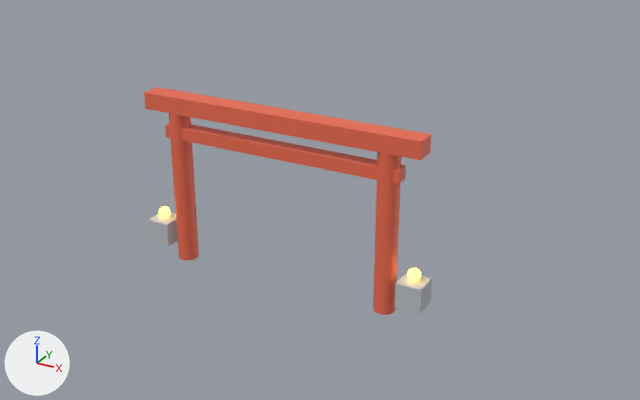
An edit to the glTF model assets/models/env_shrine_arch.glb, drawn before and after from the same camera.
Camera for both pictures: a 50 mm lens placed at (9.75, -15.82, 10.23), pointed at (0.87, 0.34, 2.15). Every picture has the same lights, and +X, +Y and +Z are marked at lower left. The first picture is the older version. Vertices at exactly the same position are counted once.

The older version as bpy lines, for what is in view:
```python
ob_cube = bpy.data.objects.new('Cube', me_cube)
ob_cube.location = (0.0, 0.0, 4.0)
ob_cube.scale = (7.0, 0.5, 0.4)
ob_cube_001 = bpy.data.objects.new('Cube.001', me_cube_001)
ob_cube_001.location = (0.0, 0.0, 3.3)
ob_cube_001.scale = (6.0, 0.35, 0.3)
ob_cube_002 = bpy.data.objects.new('Cube.002', me_cube_002)
ob_cube_002.location = (-3.38, 0.0, 0.6)
ob_cube_003 = bpy.data.objects.new('Cube.003', me_cube_003)
ob_cube_003.location = (3.38, 0.0, 0.6)
ob_cylinder = bpy.data.objects.new('Cylinder', me_cylinder)
ob_cylinder.location = (-2.7, 0.0, 2.0)
ob_cylinder_001 = bpy.data.objects.new('Cylinder.001', me_cylinder_001)
ob_cylinder_001.location = (2.7, 0.0, 2.0)
ob_sphere = bpy.data.objects.new('Sphere', me_sphere)
ob_sphere.location = (-3.38, 0.0, 1.05)
ob_sphere_001 = bpy.data.objects.new('Sphere.001', me_sphere_001)
ob_sphere_001.location = (3.38, 0.0, 1.05)
```
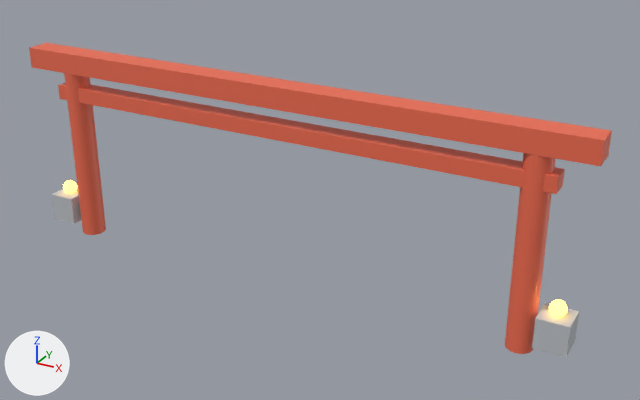
Where the change shows, as pixel boxes [x1, y1, x2, y2] in the pictures (640 x 400 px):
'Cube', moved, rescaled (103% wider, 68% taller)
    before: [144, 87, 431, 160]
    after: [29, 43, 612, 166]
'Cube.001', moved, rescaled (110% wider, 84% taller)
    before: [165, 124, 406, 184]
    after: [58, 83, 565, 194]
'Cylinder.001', moved, rescaled (70% wider, 23% taller)
    before: [373, 152, 402, 315]
    after: [505, 153, 555, 354]
'Cylinder', moved, rescaled (39% wider, 10% taller)
    before: [169, 113, 199, 260]
    after: [64, 73, 106, 235]
'Cube.003', moved, rescaled (26% wider, 28% taller)
    before: [395, 272, 432, 314]
    after: [532, 303, 579, 357]
'Cube.002', moved
    before: [148, 213, 178, 246]
    after: [51, 187, 81, 224]
'Sphere.001', moved
    before: [407, 268, 421, 282]
    after: [549, 299, 567, 317]
'Sphere', moved
    before: [158, 206, 170, 218]
    after: [63, 180, 77, 194]

The change, as a diff of the scene's bpy script:
```diff
--- a/assets/models/env_shrine_arch.glb.py
+++ b/assets/models/env_shrine_arch.glb.py
@@ me_cube_003 @@
 # used by ob_cube_003; location = (3.38, 0.0, 0.6)
-me_cube_003.from_pydata(...)  # 8 vertices, 12 faces; spans x -0.3..0.3, y -0.3..0.3, z -0.3..0.3
+me_cube_003.from_pydata(...)  # 8 vertices, 12 faces; spans x -0.35..0.35, y -0.35..0.35, z -0.35..0.35
+# me_cube_003 part 1: the whole mesh is scaled about its middle by 1.17
 me_cube_003.materials.append(mat_m_lanternstone)
@@ me_cylinder @@
 # used by ob_cylinder; location = (-2.7, 0.0, 2.0)
-me_cylinder.from_pydata(...)  # 64 vertices, 124 faces; spans x -0.25..0.25, y -0.25..0.25, z -2.0..2.0
+me_cylinder.from_pydata(...)  # 64 vertices, 124 faces; spans x -0.3..0.3, y -0.3..0.3, z -2.3..2.3
+# me_cylinder part 2: the whole mesh is scaled about its middle by (1.2, 1.2, 1.15)
 me_cylinder.materials.append(mat_m_toriired)
@@ me_cylinder_001 @@
 # used by ob_cylinder_001; location = (2.7, 0.0, 2.0)
-me_cylinder_001.from_pydata(...)  # 64 vertices, 124 faces; spans x -0.25..0.25, y -0.25..0.25, z -2.0..2.0
+me_cylinder_001.from_pydata(...)  # 64 vertices, 124 faces; spans x -0.3..0.3, y -0.3..0.3, z -2.3..2.3
+# me_cylinder_001 part 3: the whole mesh is scaled about its middle by (1.2, 1.2, 1.15)
 me_cylinder_001.materials.append(mat_m_toriired)
@@ ob_cube @@
 ob_cube = bpy.data.objects.new('Cube', me_cube)
-ob_cube.location = (0.0, 0.0, 4.0)
-ob_cube.scale = (7.0, 0.5, 0.4)
+ob_cube.location = (0.0, 0.0, 4.6)
+ob_cube.scale = (14.0, 0.6, 0.5)
@@ ob_cube_001 @@
 ob_cube_001 = bpy.data.objects.new('Cube.001', me_cube_001)
-ob_cube_001.location = (0.0, 0.0, 3.3)
-ob_cube_001.scale = (6.0, 0.35, 0.3)
+ob_cube_001.location = (0.0, 0.0, 3.8)
+ob_cube_001.scale = (12.5, 0.45, 0.35)
@@ ob_cube_002 @@
 ob_cube_002 = bpy.data.objects.new('Cube.002', me_cube_002)
-ob_cube_002.location = (-3.38, 0.0, 0.6)
+ob_cube_002.location = (-6.5, 0.0, 0.6)
@@ ob_cube_003 @@
 ob_cube_003 = bpy.data.objects.new('Cube.003', me_cube_003)
-ob_cube_003.location = (3.38, 0.0, 0.6)
+ob_cube_003.location = (6.5, 0.0, 0.6)
@@ ob_cylinder @@
 ob_cylinder = bpy.data.objects.new('Cylinder', me_cylinder)
-ob_cylinder.location = (-2.7, 0.0, 2.0)
+ob_cylinder.location = (-5.8, 0.0, 2.3)
@@ ob_cylinder_001 @@
 ob_cylinder_001 = bpy.data.objects.new('Cylinder.001', me_cylinder_001)
-ob_cylinder_001.location = (2.7, 0.0, 2.0)
+ob_cylinder_001.location = (5.8, 0.0, 2.3)
@@ ob_sphere @@
 ob_sphere = bpy.data.objects.new('Sphere', me_sphere)
-ob_sphere.location = (-3.38, 0.0, 1.05)
+ob_sphere.location = (-6.5, 0.0, 1.1)
@@ ob_sphere_001 @@
 ob_sphere_001 = bpy.data.objects.new('Sphere.001', me_sphere_001)
-ob_sphere_001.location = (3.38, 0.0, 1.05)
+ob_sphere_001.location = (6.5, 0.0, 1.1)
```
